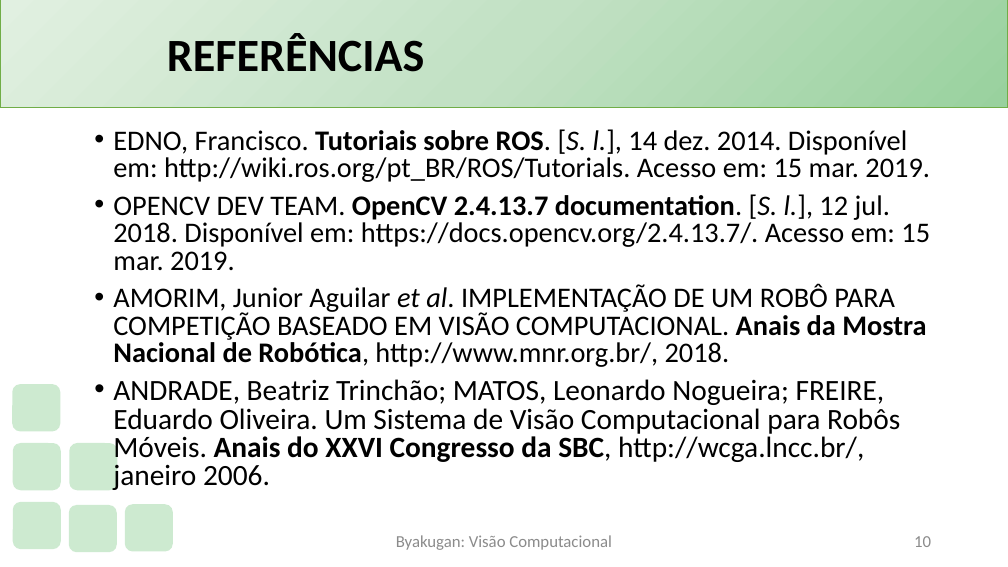
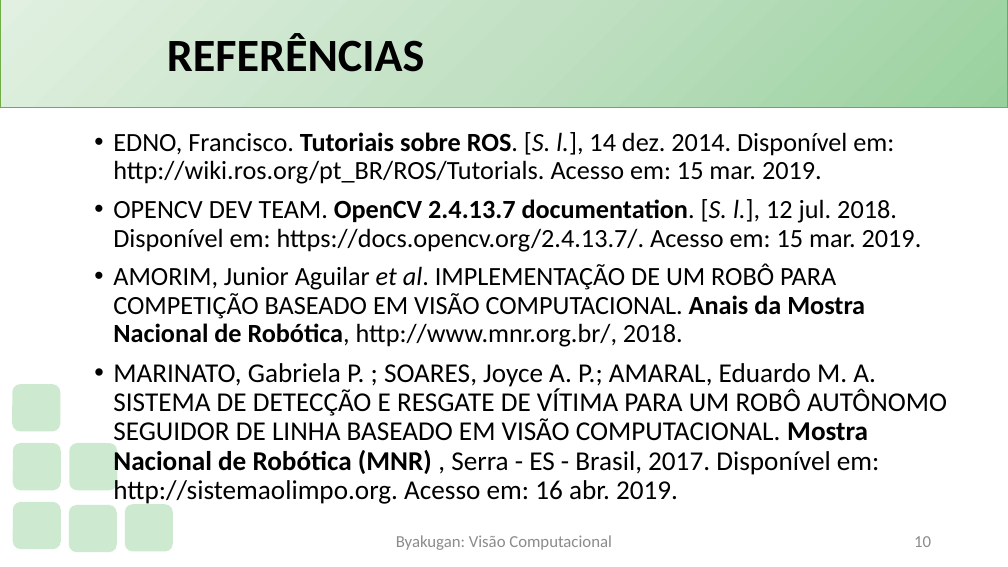
Before and after one commit to PauloVLB/Projeto_Integrador, a slide deck: slide 10 of Slide.pptx. Drawn at 1008x567 pixels with LibreOffice and Linux fonts; fonts in the diff are those of the drawing; background and template pictures are left out. Boxes give left, top, right and bottom in pixels: in the first picture for what was removed or moved away, otherwise in the second. Text is boxed around its words. In the diff, an @@ line names an element or a change of style, - is before the commit and + after.

```diff
--- a/Slide.pptx
+++ b/Slide.pptx
@@ text at [113, 132, 922, 347]: size 27 to 25 pt in "EDNO, Francisco. Tutoriais sobre ROS. [S. l.], ...", "OPENCV DEV TEAM. OpenCV 2.4.13.7 documentation. [S. ...", "AMORIM, Junior Aguilar et al. IMPLEMENTAÇÃO DE ..."; line spacing 0.8 to 0.9 @@
@@ text at [113, 363, 947, 506]: text changed; size 28 to 25.9 pt @@
-• ANDRADE, Beatriz Trinchão; MATOS, Leonardo Nogueira; FREIRE, Eduardo Oliveira. Um Sistema de Visão Computacional para Robôs Móveis. Anais do XXVI Congresso da SBC, http://wcga.lncc.br/, janeiro 2006.
+• MARINATO, Gabriela P. ; SOARES, Joyce A. P.; AMARAL, Eduardo M. A. SISTEMA DE DETECÇÃO E RESGATE DE VÍTIMA PARA UM ROBÔ AUTÔNOMO SEGUIDOR DE LINHA BASEADO EM VISÃO COMPUTACIONAL. Mostra Nacional de Robótica (MNR) , Serra - ES - Brasil, 2017. Disponível em: http://sistemaolimpo.org. Acesso em: 16 abr. 2019.
```
Also in this commit, not shown: 4 other slides changed, 1 slide added.
